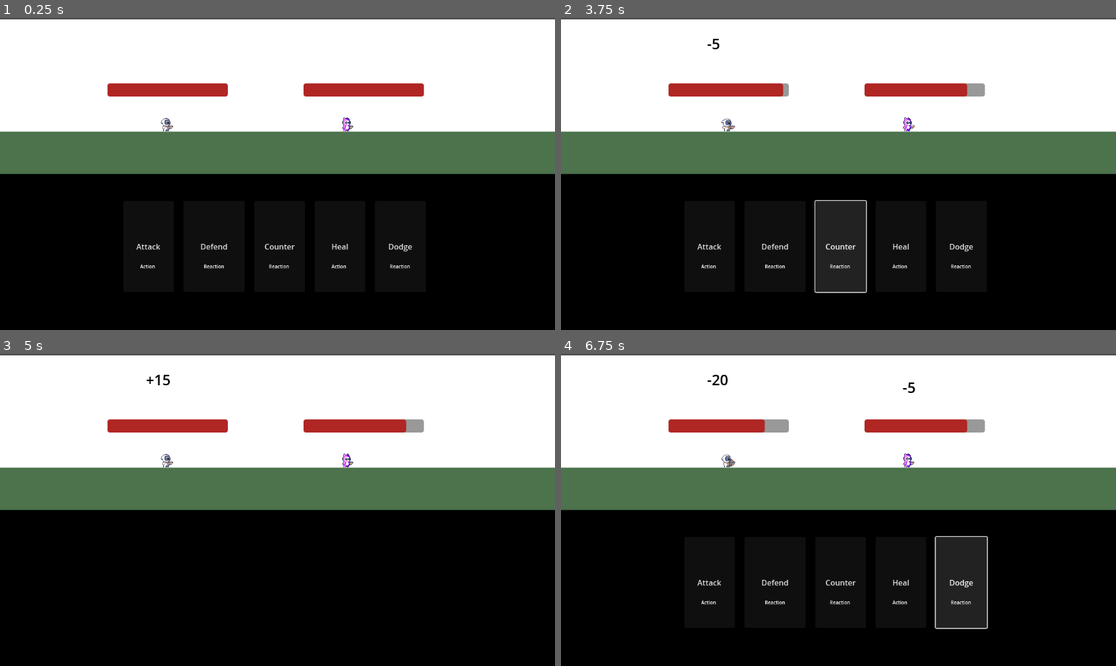
Above: before the commit, frames 1-4 (two rows, left to right).
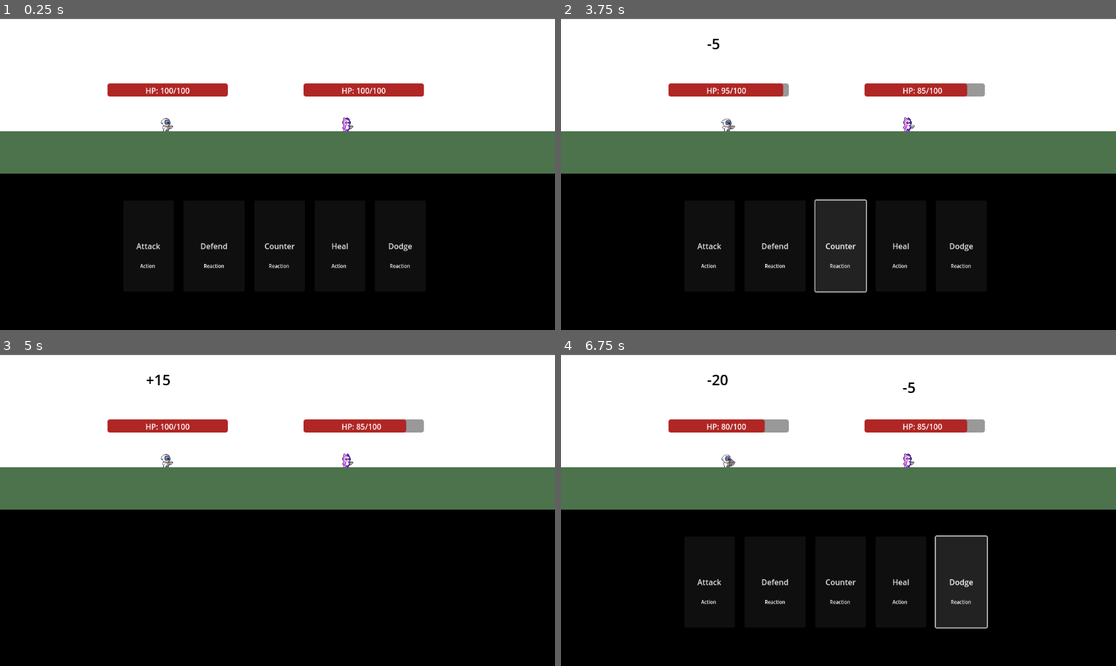
Above: after the commit, the same moments.

Repository: KylerGreen/TheAdventurersInn
Game: Godot game, scene res://Combat/combat_screen.tscn
Two runs of this game, one before a commit and one after it. Both use one fixed random seed, a clock stepped at 60 frames per second and the inputs below. This scene is started directly instead of the project's main scene.
Inputs:
- Up to frame 1 (0.25 s): no input
- Up to frame 2 (3.75 s): click "Attack" at 0.5 s; click "Defend" at 1.25 s; tap Enter at 2 s; tap Space at 2.75 s; click "Counter" at 3.5 s
- Up to frame 3 (5 s): click "Heal" at 4.25 s
- Up to frame 4 (6.75 s): click "Dodge" at 6.5 s

The runs differ from the first frame. In frame 1, 1.2% of the frame differs, in the area x 0-100%, y 0-81%; in frame 2, 1.3%; in frame 3, 0.8%; in frame 4, 1.3%, in the area x 0-100%, y 0-89%.

Commit message:
Added Health Text

Diff:
--- a/Combat/Enemy/enemy_1.gd
+++ b/Combat/Enemy/enemy_1.gd
@@ -11,6 +11,7 @@
 func _ready():
 	%Enemy1_Animation.play("Idle")
 	%EnemyHealth.value = health
+	%EnemyHPCount.text = str('HP: ', health, '/100')
 
 
 func Enemy_turn():
@@ -23,6 +24,7 @@
 		DmgRecieved = 10
 		%DamageOnEnemy.visible = true
 		%DamageOnEnemy.text = str('+', DmgRecieved)
+		await get_tree().create_timer(1.0).timeout
 		%DisplayDmg2.start()
 		%EnemyHealth.value = health
 		IsCountering = true
@@ -30,10 +32,12 @@
 	elif TurnAction >= 8 and TurnAction <= 10:
 		IsDodging = true
 		%Enemy_Attack.start()
+	%EnemyHPCount.text = str('HP: ', health, '/100')
 
 
 func _on_timer_timeout():
 	%EnemyHealth.value = health
+	%EnemyHPCount.text = str('HP: ', health, '/100')
 
 func _on_enemy_attack_timeout():
 	%Enemy_Attack.stop()
--- a/Combat/Player/player.gd
+++ b/Combat/Player/player.gd
@@ -16,6 +16,7 @@
 func _ready():
 	%Player_Animation.play("Idle")
 	%PlayerHealth.value = health
+	%HPCount.text = str('HP: ', health, '/100')
 
 func AttackAnimation():
 	%Arm_Animation.visible = true
@@ -69,11 +70,11 @@
 		%DamageOnPlayer.visible = true
 		%DamageOnPlayer.text = str('-', DmgRecieved)
 	%PlayerHealth.value = health
+	%HPCount.text = str('HP: ', health, '/100')
 	if %PlayerHealth.value <= 0:
 		queue_free()
 	%DisplayDmg.start()
 	%PlayerHand.visible = true
-
 
 
 func Player_turn():
@@ -91,6 +92,7 @@
 		if health >= 100:
 			health = 100
 		%PlayerHealth.value = health
+	%HPCount.text = str('HP: ', health, '/100')
 	action -= 1
 	reaction -= 1
 	%PlayerHand.visible = false
--- a/Combat/combat_screen.tscn
+++ b/Combat/combat_screen.tscn
@@ -23,9 +23,9 @@
 
 [node name="ColorRect" type="ColorRect" parent="."]
 offset_left = -578.0
-offset_top = -321.0
+offset_top = -322.0
 offset_right = 576.0
-offset_bottom = 323.0
+offset_bottom = 322.0
 
 [node name="ColorRect2" type="ColorRect" parent="ColorRect"]
 z_index = 1
@@ -71,6 +71,14 @@
 theme_override_styles/fill = SubResource("StyleBoxFlat_hbimm")
 show_percentage = false
 
+[node name="HPCount" type="Label" parent="Player/PlayerHealth"]
+unique_name_in_owner = true
+offset_left = 79.0
+offset_top = 3.0
+offset_right = 154.0
+offset_bottom = 26.0
+text = "HP:"
+
 [node name="Player_Attack" type="Timer" parent="Player"]
 unique_name_in_owner = true
 
@@ -90,6 +98,14 @@
 theme_override_styles/background = SubResource("StyleBoxFlat_tdtl3")
 theme_override_styles/fill = SubResource("StyleBoxFlat_hbimm")
 show_percentage = false
+
+[node name="EnemyHPCount" type="Label" parent="Enemy1/EnemyHealth"]
+unique_name_in_owner = true
+offset_left = 79.0
+offset_top = 3.0
+offset_right = 154.0
+offset_bottom = 26.0
+text = "HP:"
 
 [node name="Enemy_Attack" type="Timer" parent="Enemy1"]
 unique_name_in_owner = true
